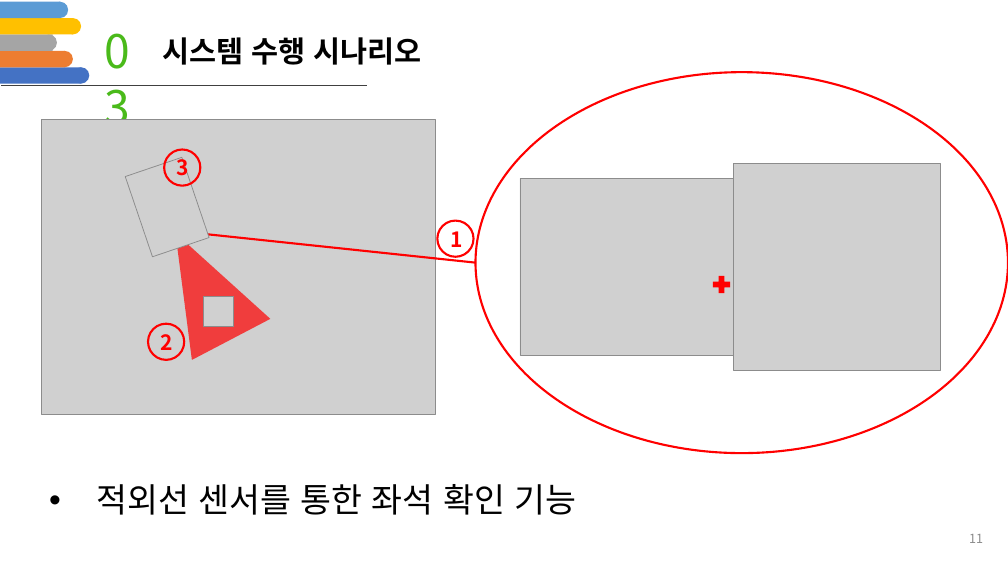
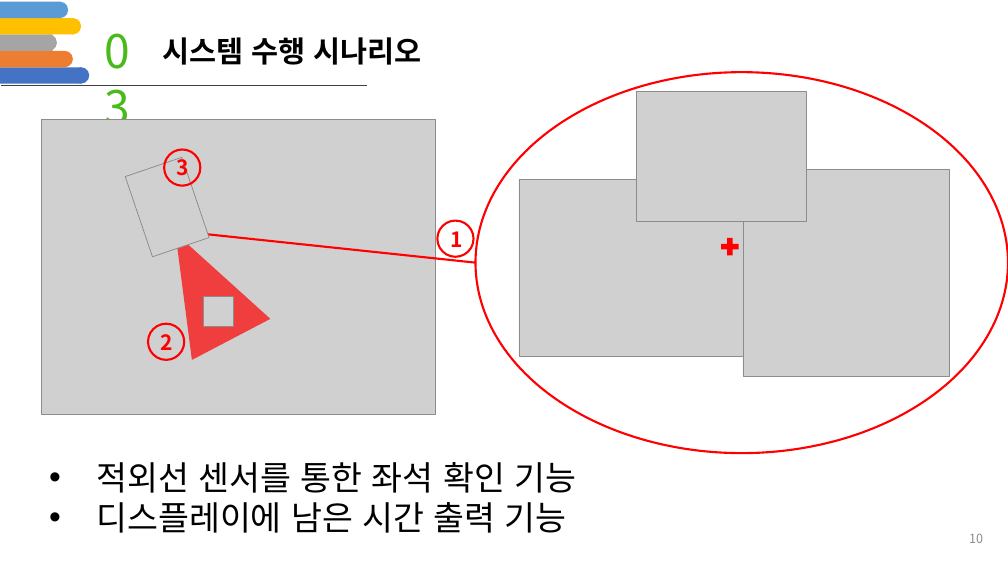
Before and after one commit to PilWooKang/graduateproject, a slide deck: slide 10 of 제안서(강필우,송재호,오준혁,김주형).pptx (slide 11 before the commit). Drawn at 1008x567 pixels with LibreOffice and Linux fonts; fonts in the diff are those of the drawing; grey boxes stand for pictures; background and template pictures are left out. Boxes give left, top, right and bottom in pixels: in the first picture for what was removed or moved away, otherwise in the second. Text is boxed around its words. In the diff, an @@ line names an element or a change of style, - is before the commit and + after.

```diff
--- a/제안서(강필우,송재호,오준혁,김주형).pptx
+++ b/제안서(강필우,송재호,오준혁,김주형).pptx
@@ picture added at <box>637,92,806,222</box> @@
@@ picture: place and size @@
-picture at <box>734,163,940,370</box>
+picture at <box>743,169,950,376</box>
@@ plus sign: place and size @@
-plus sign at <box>710,273,734,296</box>
+plus sign at <box>718,235,742,259</box>
@@ text "적외선 센서를 통한 좌석 확인 ...": place and size @@
-text "적외선 센서를 통한 좌석 확인 ..." at <box>96,484,576,515</box>
+text "적외선 센서를 통한 좌석 확인 ..." at <box>96,462,576,533</box>
@@ text at <box>96,502,567,533</box>: paragraph added @@
+• 디스플레이에 남은 시간 출력 기능
@@ page number at <box>969,534,983,543</box>: text changed @@
-11
+10
```
Also in this commit, not shown: 10 other slides changed, 1 slide removed.
